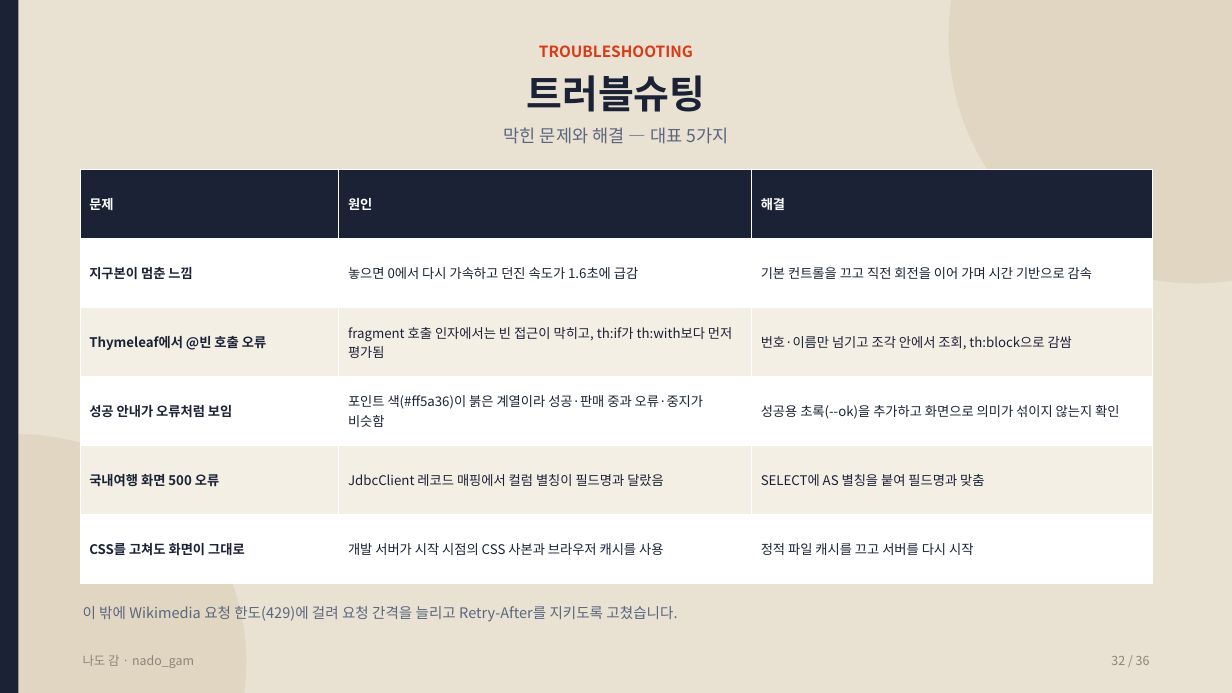
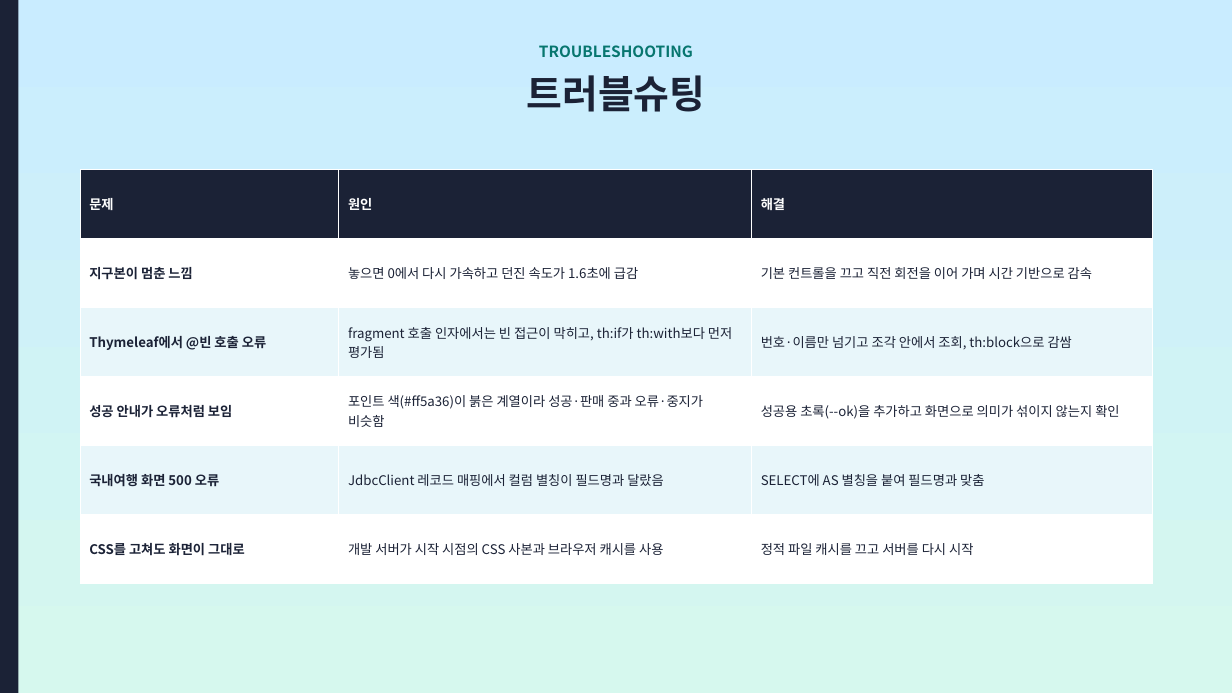
Before and after one commit to ho8566z/nado-gam_word, a slide deck: slide 30 of ppt_output/나도감_발표.pptx (slide 32 before the commit). Drawn at 1232x693 pixels with LibreOffice and Linux fonts; fonts in the diff are those of the drawing. Boxes give left, top, right and bottom in pixels: in the first picture for what was removed or moved away, otherwise in the second. Text is boxed around its words. In the diff, an @@ line names an element or a change of style, - is before the commit and + after.

```diff
--- a/ppt_output/나도감_발표.pptx
+++ b/ppt_output/나도감_발표.pptx
@@ background #E9E1D2 to gradient #C9ECFF to #D6F8EE @@
@@ ellipse removed at bbox=[949, 0, 1232, 283] @@
@@ text "TROUBLESHOOTING" at bbox=[539, 45, 693, 57]: text colour #D93A17 to #07766F @@
@@ text removed at bbox=[504, 127, 728, 144] @@
-막힌 문제와 해결 — 대표 5가지
@@ table at bbox=[80, 169, 1152, 583] @@
@@ fill #F4EFE4 to #E8F6FA in 6 cells @@
@@ ellipse removed at bbox=[0, 434, 246, 693] @@
@@ text removed at bbox=[83, 606, 677, 622] @@
-이 밖에 Wikimedia 요청 한도(429)에 걸려 요청 간격을 늘리고 Retry-After를 지키도록 고쳤습니다.
@@ text removed at bbox=[83, 655, 194, 668] @@
-나도 감 · nado_gam
@@ text removed at bbox=[1111, 656, 1150, 665] @@
-32 / 36
```
Also in this commit, not shown: 29 other slides changed, 2 slides added, 6 slides removed.
